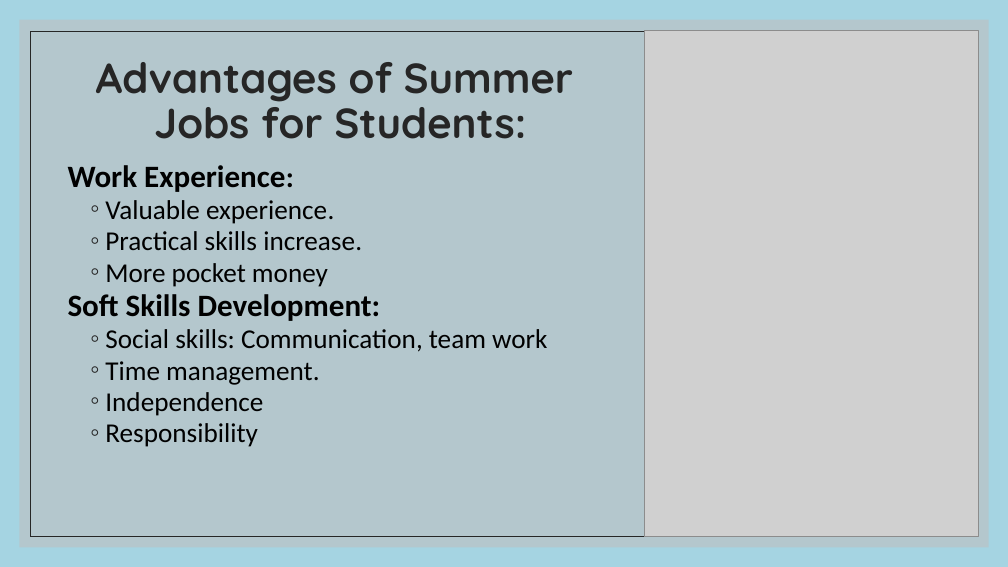
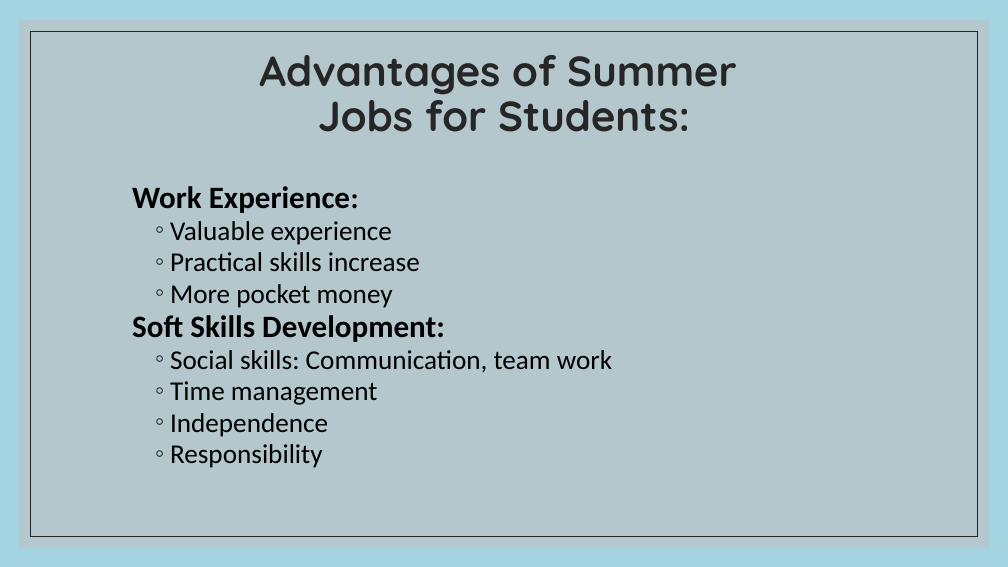
Before and after one commit to Palacsinta002/12.C_Erettsegi, a slide deck: slide 3 of Angol/jobs_KT_BH_Angol_2_ppt.pptx (slide 5 before the commit). Drawn at 1008x567 pixels with LibreOffice and Linux fonts; fonts in the diff are those of the drawing; grey boxes stand for pictures. Boxes give left, top, right and bottom in pixels: in the first picture for what was removed or moved away, otherwise in the second. Text is boxed around its words. In the diff, an @@ line names an element or a change of style, - is before the commit and + after.

```diff
--- a/Angol/jobs_KT_BH_Angol_2_ppt.pptx
+++ b/Angol/jobs_KT_BH_Angol_2_ppt.pptx
@@ title "Advantages of Summer Jobs for ...": place and size @@
-title "Advantages of Summer Jobs for ..." at (96,62,574,139)
+title "Advantages of Summer Jobs for ..." at (259,55,737,132)
@@ picture removed at (644,30,979,537) @@
@@ text "Work Experience:": place and size @@
-text "Work Experience:" at (68,165,547,447)
+text "Work Experience:" at (132,186,612,468)
@@ text at (170,221,420,271): text changed @@
-    ◦ Valuable experience.
-    ◦ Practical skills increase.
+    ◦ Valuable experience
+    ◦ Practical skills increase
@@ text at (170,381,378,405): text changed @@
-    ◦ Time management.
+    ◦ Time management
```
Also in this commit, not shown: 4 other slides changed, 3 slides removed, 10 other files.
